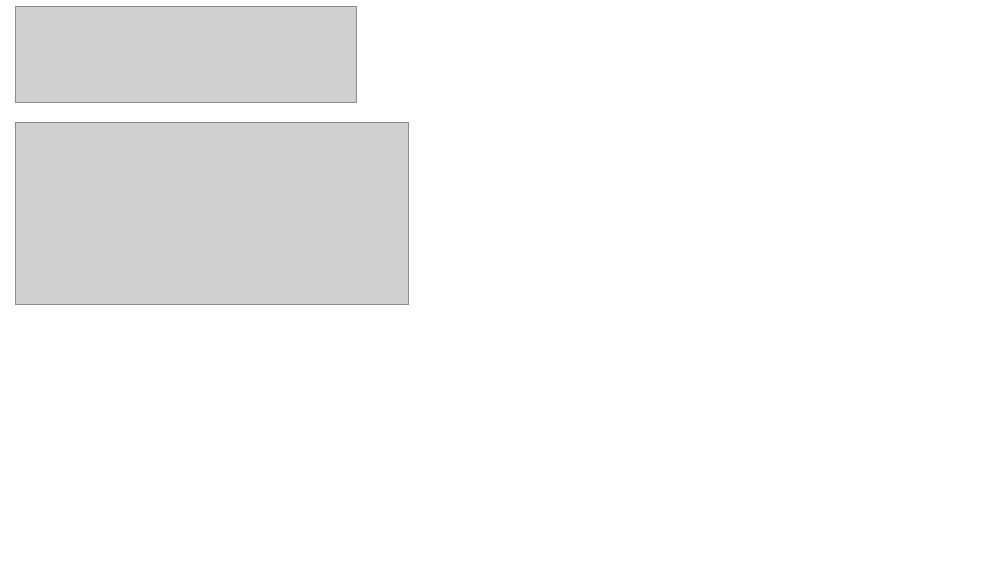
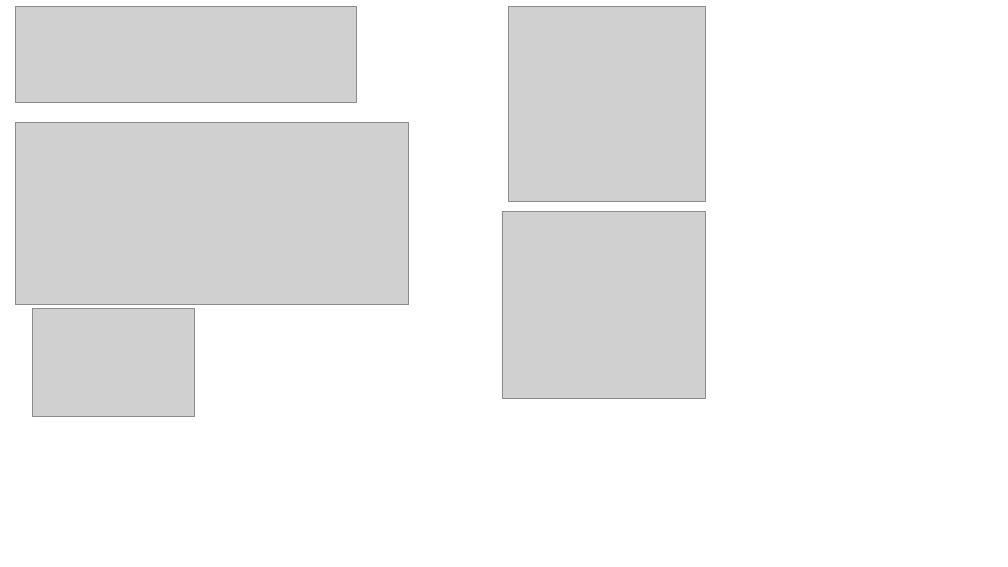
Before and after one commit to redinbluesky/the-lm-book, a slide deck: slide 2 of image/이미지_생성용.pptx. Drawn at 1008x567 pixels with LibreOffice and Linux fonts; fonts in the diff are those of the drawing; grey boxes stand for pictures. Boxes give left, top, right and bottom in pixels: in the first picture for what was removed or moved away, otherwise in the second. Text is boxed around its words. In the diff, an @@ line names an element or a change of style, - is before the commit and + after.

```diff
--- a/image/이미지_생성용.pptx
+++ b/image/이미지_생성용.pptx
@@ picture added at <box>509,7,706,202</box> @@
@@ picture added at <box>502,211,706,399</box> @@
@@ picture added at <box>32,309,194,417</box> @@
```
Also in this commit, not shown: 3 other files.
